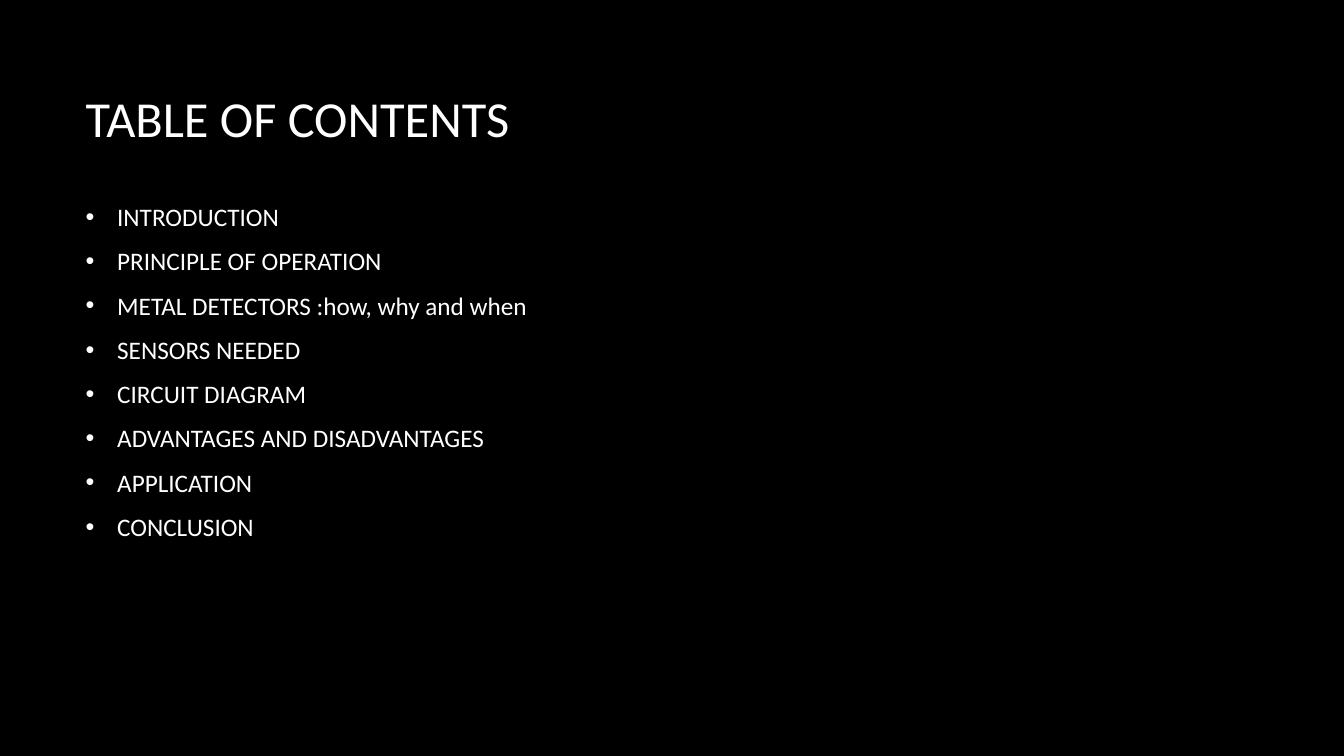
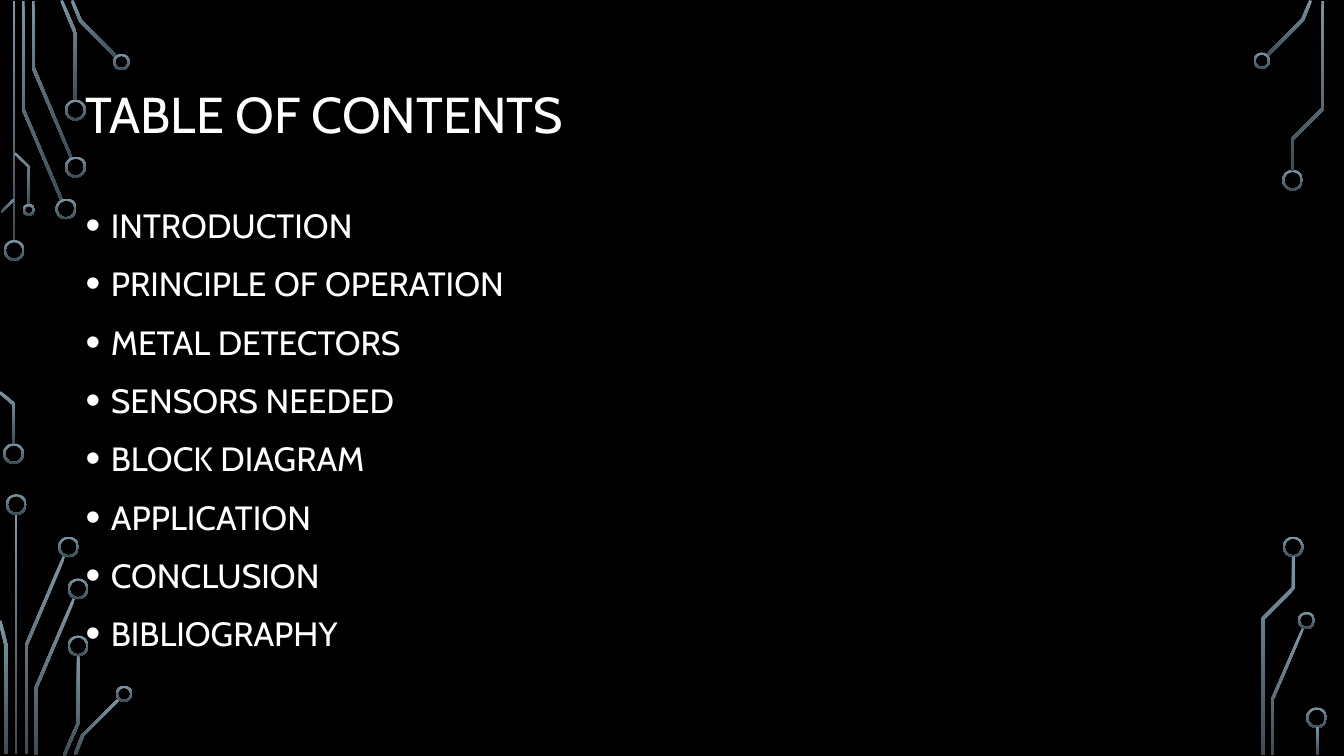
Before and after one commit to Saishivareddy/Smart-Metal-Detection, a slide deck: slide 2 of smart METAL Detector.pptx. Drawn at 1344x756 pixels with LibreOffice and Linux fonts; fonts in the diff are those of the drawing; background and template pictures are left out. Boxes give left, top, right and bottom in pixels: in the first picture for what was removed or moved away, otherwise in the second. Text is boxed around its words. In the diff, an @@ line names an element or a change of style, - is before the commit and + after.

```diff
--- a/smart METAL Detector.pptx
+++ b/smart METAL Detector.pptx
@@ title "TABLE OF CONTENTS" at bbox=[86, 97, 563, 134]: font Calibri to Cabin; line spacing 1 to 0.9 @@
@@ text "INTRODUCTION" at bbox=[111, 214, 504, 647]: vertical alignment middle to top @@
@@ text at bbox=[111, 214, 504, 589]: size 18 to 24 pt, font Calibri to Cabin in "INTRODUCTION", "PRINCIPLE OF OPERATION", "SENSORS NEEDED", "APPLICATION" and 1 more places; indent changed; line spacing 1 to 1.1 @@
@@ text at bbox=[111, 331, 401, 356]: text changed; size 18 to 24 pt; font Calibri to Cabin @@
-• METAL DETECTORS :how, why and when
+• METAL DETECTORS
@@ text at bbox=[111, 447, 364, 472]: text changed; size 18 to 24 pt; font Calibri to Cabin @@
-• CIRCUIT DIAGRAM
-• ADVANTAGES AND DISADVANTAGES
+• BLOCK DIAGRAM
@@ text at bbox=[111, 622, 338, 647]: paragraph added @@
+• BIBLIOGRAPHY
@@ group added at bbox=[0, 0, 1328, 756]: 33 freeform shapes, 3 rectangles @@
```
Also in this commit, not shown: 9 other slides changed, 10 slides added, 2 slides removed.
